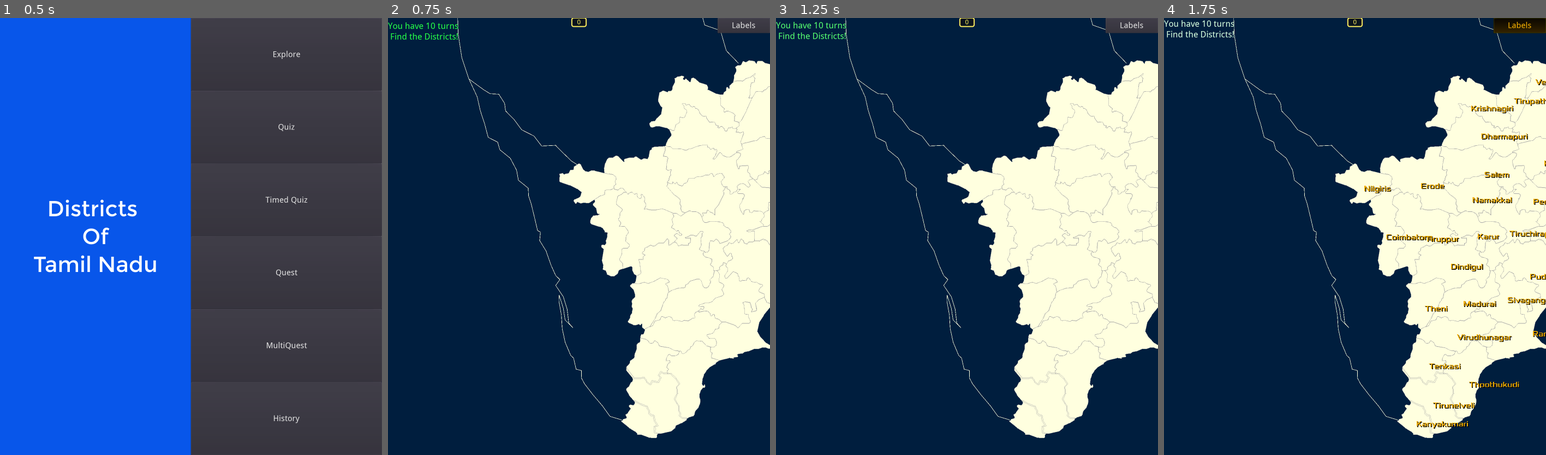
Above: before the commit, frames 1-4 (left to right).
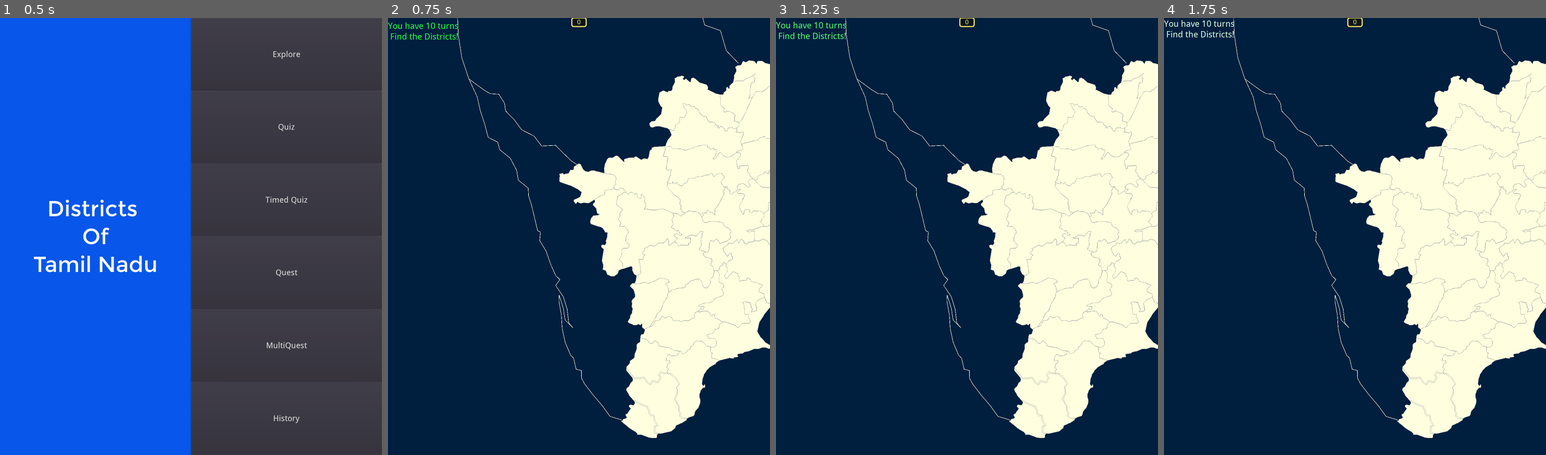
Above: after the commit, the same moments.

Repository: sharun-s/godot-tn
Game: Godot game, scene res://Node2D.tscn
Same seed, same stepped clock (60 frames per second), same inputs: the game is played once before the commit and once after it.
Inputs (mouse positions are in pixels of both pictures, inside the frame that each line leads up to):
- Up to frame 1 (0.5 s): no input
- Up to frame 2 (0.75 s): click "Quiz" at 0.5 s
- Up to frame 3 (1.25 s): no input
- Up to frame 4 (1.75 s): click (1519, 26) at 1.25 s, where only the run before the commit has a clickable "Labels"

Frame 1 is identical in both runs. In frame 2, 0.5% of the frame differs, in the area x 86-100%, y 0-4%; in frame 3, 0.5%; in frame 4, 2.4%, in the area x 52-100%, y 0-94%.

Commit message:
In quiz and timed quiz mode hide label button In history mode strip off x1 x2 etc from year string displayed on top more facts added

Diff:
--- a/InfoCenter.gd
+++ b/InfoCenter.gd
@@ -15,6 +15,7 @@
 			"Named after the Sengazhuneer poo (Red White Lily) that grows in abundance along the river banks",
 			"h:Mahaballipuram site of some of the earliest Rock Temples and Stone Sculpture that influenced the style of Temple Architecture throughout South India"],
 		Coimbatore=[
+			'f:Kalakki meaning to mix is popular street food here (super soft omelet with masala)',
 			'Wet Grinder used for idli/dosa was invented here. More than 800 factories manufacture it and the area has received the GI Tag from Govt of India',
 			'Eastern end of the Palakkad Gap, the lowest pass through the Western Ghats linking Kerala and Tamil Nadu. Also called Kovai',
 			'Manchester of South India due to extensive textile industry, fed by the surrounding cotton fields'
@@ -100,7 +101,10 @@
 			'Chithirai Festival',
 			"Thoonga Nagaram, meaning the city which never sleeps",
 			'the beautiful Sungudi sarees. Gujarati weavers, moved here 500 years ago, seeing the local women tying their hair in buns created the now famous tye and die pattern of these sarees',
-			'f:jigarthanda, muttaiparotta (minced parotta and scrambled egg), paruthipal (made of cottonseeds), Karidosai (dosai with mutton) & ennaidosai',
+			'f:bun parotta and kulambu, muttaiparotta (minced parotta and scrambled egg)',
+			'f:jigarthanda a drink made with almond gum and the syrup of the sarsaparilla plant',
+			'f:paruthipal (made of cottonseeds and jaggery), thengai pal (a warm sweetened coconut milk drink)',
+			'f:keerai vada (a unique, thin fritter made with a medicinal plant called mullu murungai)',
 			'c:The Meenakshi Amman Temple is one of the largest temple complexes in the state with 14 Gopurams (Gateway Towers), 33000 scupltures, a thousand pillared hall, tank legend, parrots...',
 			'Many areas well known for conducting the Jallikattu (bull taming) ceremony during the Pongal (harvest festival) season',
 			'Jasmine (Madurai Malli)'
@@ -145,7 +149,11 @@
 			"In 1964 a cyclone hit Pamban Island with 25 ft waves washing away the town of Danushkodi. Today the remain of the ghost town are a tourist attraction."
 		],
 		Salem=[
-			'Fabric from here has received the GI tag',
+			'Silver anklets or kolasu make up 60% of silver ornaments sold in India',
+			'Silk Saree weavers of Panjukalipatti',
+			'f:Essence Dosa',
+			'f:Thattu vadai settu is very common snack found here - thattai smeared with chutney topped with shredded beetroot, carrot and onion',
+			'Silk, or Venpattu, from here has received the GI tag',
 			'Steal industry',
 			'Mettur Dam, on the Cauvery river is the largest dam in the state',
 			'Shevaroy Hills - yercaud - orchidarium - old coffee plantations highest peak of the southern eastern ghats in TN - lots of species of snake, lizard, frogs and birds not found anywhere else'],
@@ -222,6 +230,7 @@
 			'Surrounded by the Javadhu and Yelagiri Hills known for rivers, waterfalls and sandal wood trees'
 			],
 		Tiruchirapalli=[
+			'f:The famous Imam Pasand Mangos of Thathachariar Gardens in Srirangam',
 			'p:C V Raman was born here, the first Asian to win the Nobel Prize in Physics, to answer the question if a glass of water is transparent why is the sea blue?',
 			'p:Ramanuja and the Bhakti movement. His mummified body preserved in Ranganthaswamy temple srirangam',
 			'c:The Srirangam temple complex covers 156 acres making it the largest templex complex in the country. Famous for festivals conducted throughout the year',
@@ -241,7 +250,7 @@
 			'f:Srivilliputtur Palkova, a sweet made from cow milk and sugar',
 			"p:Birth place of K. Kamaraj TN CM from 54-63, and Indian National Congress President after Jawaharlal Nehru's death. He made education free for the poor having had to drop out of school at age 11 to support his family",
 			'Sivakasi Fireworks',
-			'c:The 192 ft Gopuram of the Srivilliputhur Temple built here, dedicated to Andal the only female among the poet saints of south india, is the symbol of the Tamil Nadu Govt'
+			'c:The 192 ft Gopuram of the Srivilliputhur Temple built here, dedicated to Andal the only woman among the poet saints of south india, is the symbol of the Tamil Nadu Govt'
 		],
 		Vellore=[
 			"Top exporter of finished Leather goods in the country accounting for 37% of Indian leather exports",
--- a/TN.gd
+++ b/TN.gd
@@ -441,13 +441,14 @@
 				#timed_msg('[pulse freq=5][color=#ffcc55]Not bad! \nYou scored '+str(score)+' / '+str(turns)+'[/color][/pulse]',2, 8, Color.orangered)
 				timed_msg('Not bad! \nYou scored '+str(score)+' / '+str(turns),2.5)
 			yield($Timer, "timeout")
+			$HUD/Labels.hide()
 			challenges_completed.clear()
 			game_over()
 	elif game_in_progress==2:
 		#history
 		pass
 	elif game_in_progress==3:
-		#main game treasure hunt
+		#quest
 		gotoDistrict()
 	else:
 		#get_tree().set_group("dlabels", "visible", false)
@@ -527,6 +528,7 @@
 	game_in_progress=1
 	$HUD/Score.text=str(score)
 	$HUD/Score.visible=true
+	$HUD/Labels.hide()
 	timed_msg("[pulse color=#22ff44 height=-10 freq=10]You have 10 turns\n Find the Districts![/pulse]",2)
 	yield($Timer,"timeout")
 	timedquiz=false
@@ -783,7 +785,7 @@
 			old=[{node=get_node('Karur'),loc=center('Karur')}] #d['Karur']}]
 			newlist=[]
 			$HUD/Score.visible=true
-			$HUD/Score.text=years[current_year]
+			$HUD/Score.text=years[current_year].substr(0,4)
 			$HUD/Timeline.bbcode_text='[color=yellow]'+years[current_year]+'[/color]'
 			var names=[]
 			for n in get_tree().get_nodes_in_group(years[current_year]):
@@ -825,7 +827,7 @@
 		old=[{node=get_node(key+'history'), loc=center(name(get_node(key+'history')))}]#get_node(name(get_node(key+'history'))).position}]#get_node(name(key)).position}] #get_node(key).position}]
 		add_historic_districts(years[current_year], dhistory[current_year])
 #		$HUD/Message.text=$HUD/Message.text+'\n'+years[current_year]
-		$HUD/Score.text=years[current_year]
+		$HUD/Score.text=years[current_year].substr(0,4)
 		$HUD/Timeline.append_bbcode('\n[color=yellow]'+years[current_year]+'[/color]')
 		var names=[]
 		for n in get_tree().get_nodes_in_group(years[current_year]):
@@ -909,7 +911,7 @@
 	$HUD/Grid/VBoxContainer2/MarginContainer/history.visible=false
 	$HUD/Grid/VBoxContainer2/MarginContainer/Back.visible=false
 	$HUD/Score.visible=true
-	$HUD/Score.text='Check the InfoBox for Instructions\n'
+	$HUD/Score.text='Check the InfoBox for Instructions'
 	game_in_progress=3
 	if general_quests.has(quest_name):
 		$HUD/Grid.reload(districts, '', '', 0)
@@ -919,6 +921,7 @@
 func _on_Timed_pressed():
 	reset()
 	game_in_progress=1
+	$HUD/Labels.hide()
 	$HUD/Score.text=str(score)
 	$HUD/Score.visible=true
 	timed_msg("[pulse color=#44dd22 height=-15 freq=5]You have 10 turns\n Find the Districts![/pulse]",2)
